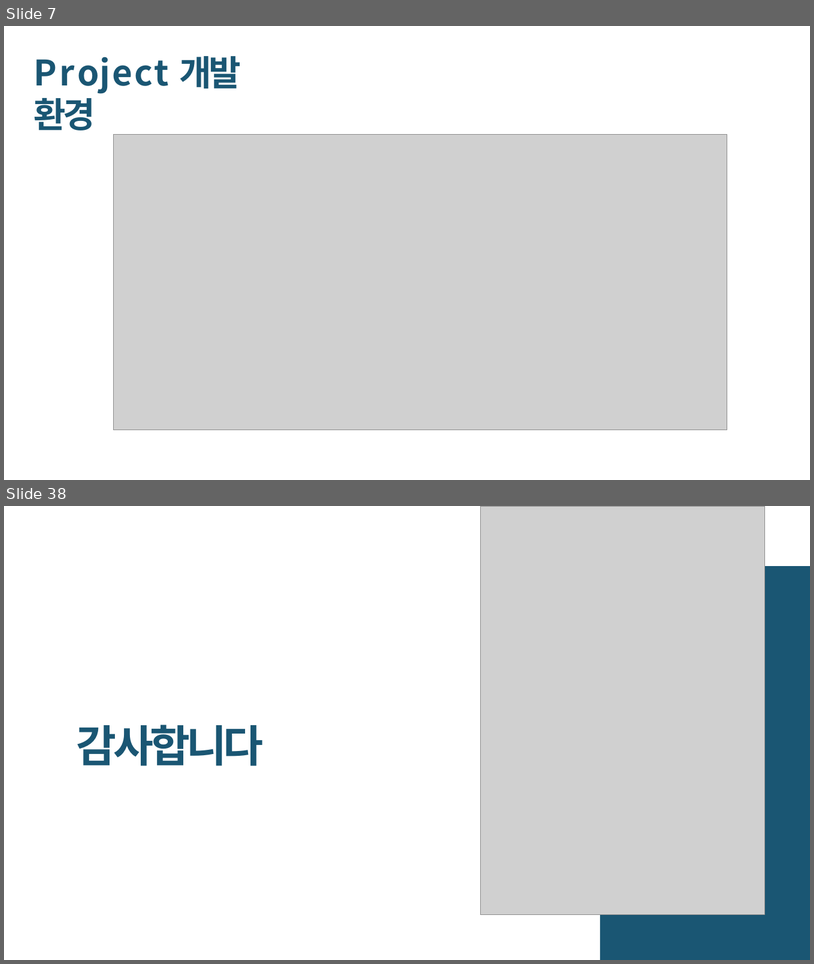
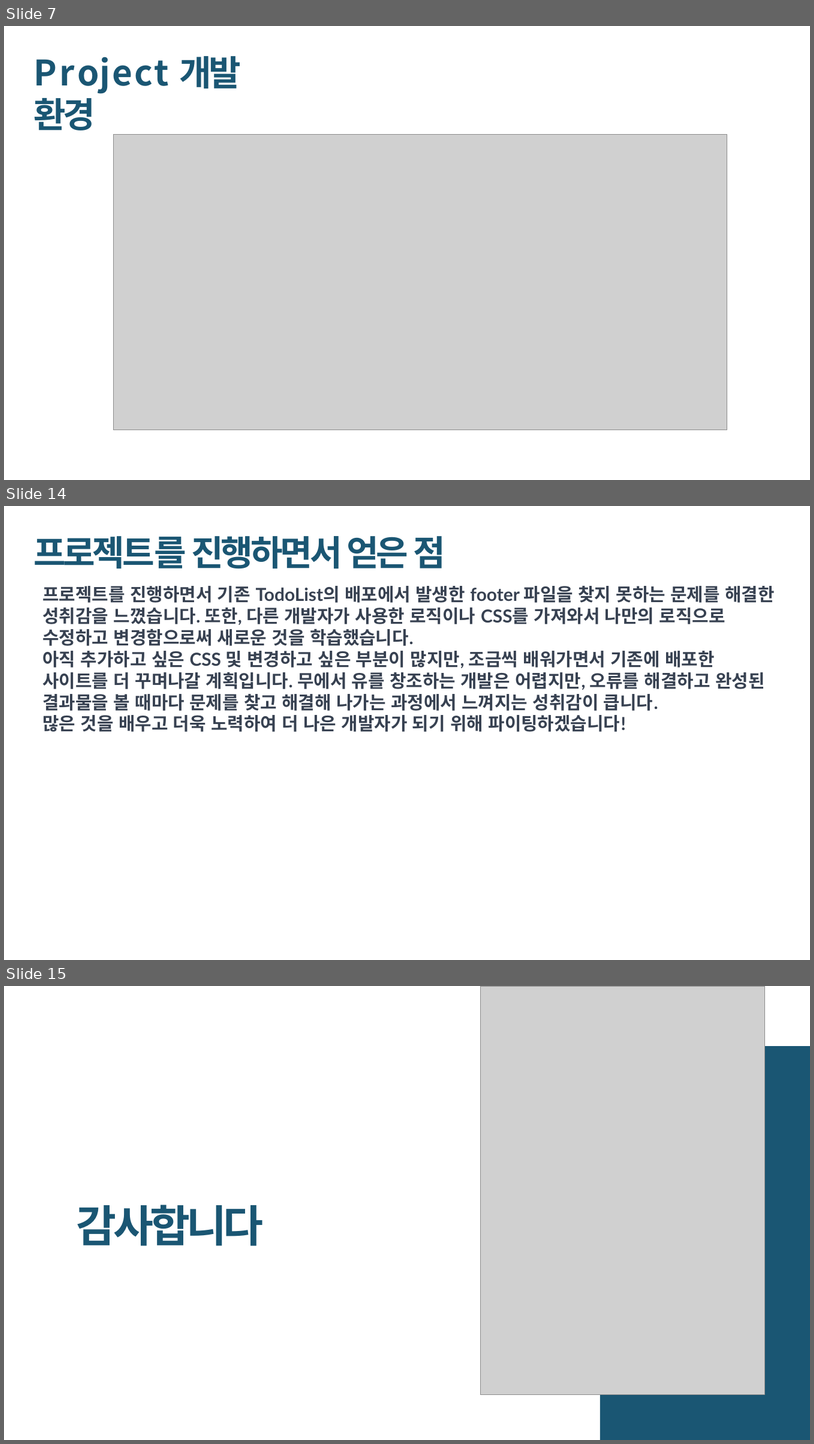
Before and after one commit to realsingeriu/FB9-todoList, a slide deck: 개발자 포트폴리오 - 배경태.pptx. Shown one above the other, each under a label of ours: slides 7 and 38 before the commit, slides 7, 14 and 15 after it; the slides between them are not shown. The pictures are 814x964 and 814x1444 pixels, drawn with LibreOffice and Linux fonts; fonts in the diff are those of the drawing; grey boxes stand for pictures. Boxes give left, top, right and bottom in pixels: in the first picture for what was removed or moved away, otherwise in the second. Text is boxed around its words. In the diff, an @@ line names an element or a change of style, - is before the commit and + after.

```diff
--- a/개발자 포트폴리오 - 배경태.pptx
+++ b/개발자 포트폴리오 - 배경태.pptx
@@ slide 14 added at [4,506,810,960], background #FFFFFF @@
@@ title added at [33,536,446,569], 62.5 pt, text #1A5673, bold @@
+프로젝트를 진행하면서 얻은 점
@@ text added at [42,586,774,732], 32 pt, text #374151, bold @@
+프로젝트를 진행하면서 기존 TodoList의 배포에서 발생한 footer 파일을 찾지 못하는 문제를 해결한 성취감을 느꼈습니다. 또한, 다른 개발자가 사용한 로직이나 CSS를 가져와서 나만의 로직으로 수정하고 변경함으로써 새로운 것을 학습했습니다.
+아직 추가하고 싶은 CSS 및 변경하고 싶은 부분이 많지만, 조금씩 배워가면서 기존에 배포한 사이트를 더 꾸며나갈 계획입니다. 무에서 유를 창조하는 개발은 어렵지만, 오류를 해결하고 완성된 결과물을 볼 때마다 문제를 찾고 해결해 나가는 과정에서 느껴지는 성취감이 큽니다.
+많은 것을 배우고 더욱 노력하여 더 나은 개발자가 되기 위해 파이팅하겠습니다!
@@ what was slide 38 is now slide 15 @@
```
Also in this commit, not shown: 8 slides changed, 1 other slide added, 25 slides removed, 5 other files.
